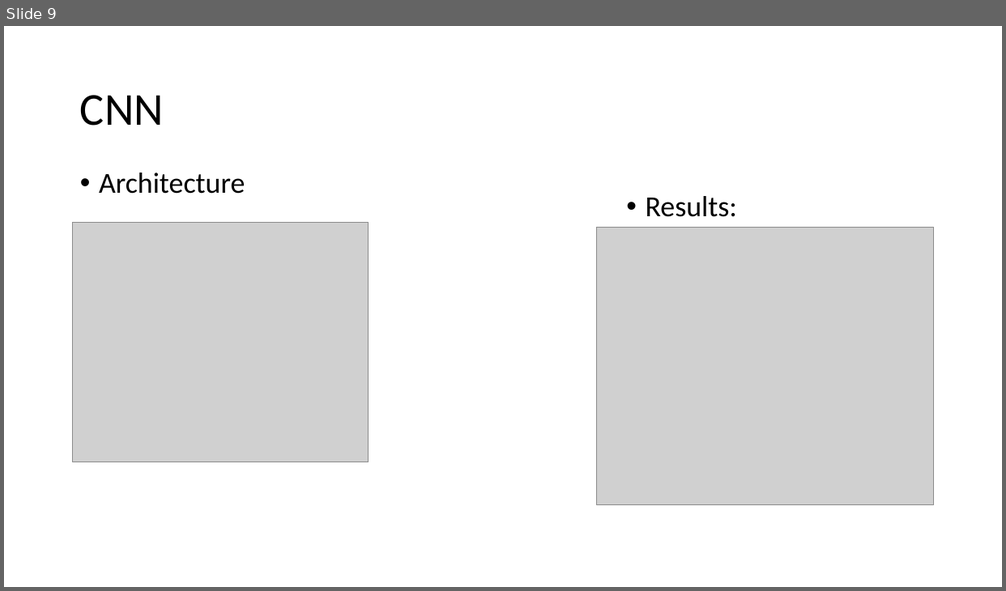
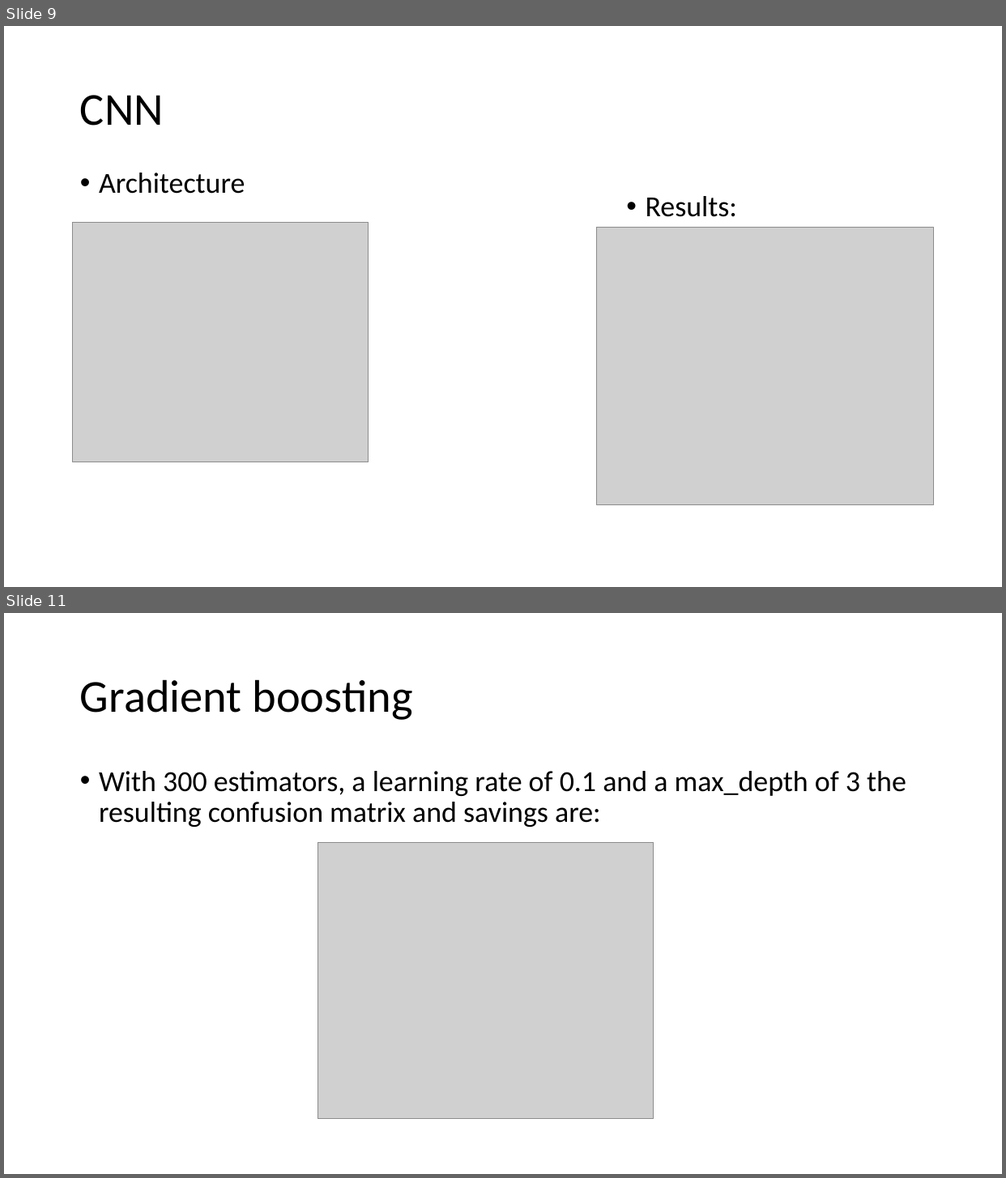
Before and after one commit to sandroassek/SS23_UE_MLPC, a slide deck: Challenge Presentation.odp. Shown one above the other, each under a label of ours: slide 9 before the commit, slides 9 and 11 after it; the slides between them are not shown. The pictures are 1006x591 and 1006x1178 pixels, drawn with LibreOffice and Linux fonts; fonts in the diff are those of the drawing; grey boxes stand for pictures. Boxes give left, top, right and bottom in pixels: in the first picture for what was removed or moved away, otherwise in the second. Text is boxed around its words. In the diff, an @@ line names an element or a change of style, - is before the commit and + after.

```diff
--- a/Challenge Presentation.odp
+++ b/Challenge Presentation.odp
@@ slide 11 added at <box>4,613,1002,1174</box>, background #FFFFFF @@
@@ title added at <box>80,679,413,720</box>, 44 pt, text #000000 @@
+Gradient boosting
@@ text added at <box>99,771,906,827</box>, 28 pt, text #000000 @@
+• With 300 estimators, a learning rate of 0.1 and a max_depth of 3 the resulting confusion matrix and savings are:
@@ picture added at <box>317,842,654,1118</box> @@
```
Also in this commit, not shown: 2 other slides added, 3 slides removed.
